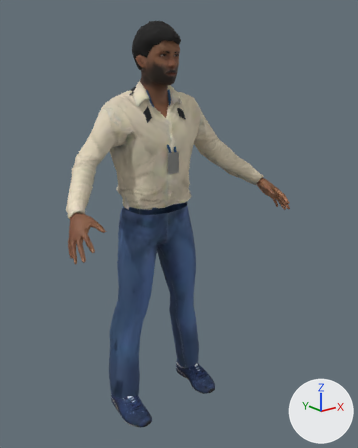
What one commit did to the glTF model godot-chennai/assets/people/engineering_student.glb.
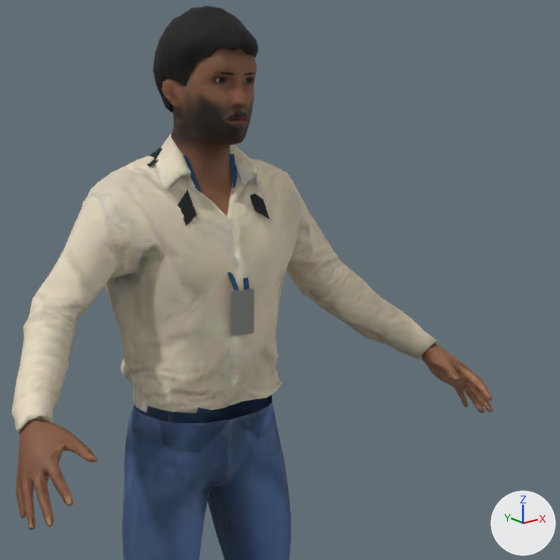
Old and new are each drawn whole from a 50 mm lens placed at (-1.231, -1.734, 1.51), pointed at (0.058, -0.122, 0.865) and again close up on the part from 17% to 90% of the width and 4% to 62% of the height. The axes (+X, +Y, +Z) are drawn at lower right. The lights are the same throughout. The last two pictures show the newer version. Vertices at exactly the same position are counted once.

Before the edit, the objects in view are built like this:
```python
me_body = bpy.data.meshes.new('Body')
me_body.from_pydata(...)  # 5240 vertices, 9698 faces; spans x -0.54..0.54, y -0.37..0.12, z -0.02..1.69
# faces by material slot: [2060, 7638]
me_body.materials.append(mat_skin)  # picture img_engineering_student_skin
me_body.materials.append(mat_outfit)
me_body_lod1 = bpy.data.meshes.new('Body_LOD1')
me_body_lod1.from_pydata(...)  # 1939 vertices, 3389 faces; spans x -0.54..0.54, y -0.37..0.12, z -0.02..1.69
# faces by material slot: [644, 2745]
me_body_lod1.materials.append(mat_skin)  # picture img_engineering_student_skin
me_body_lod1.materials.append(mat_outfit)
ob_body = bpy.data.objects.new('Body', me_body)
ob_body.location = (0.0, 0.0, 0.0)
ob_body_lod1 = bpy.data.objects.new('Body_LOD1', me_body_lod1)
ob_body_lod1.location = (0.0, 0.0, 0.0)
```
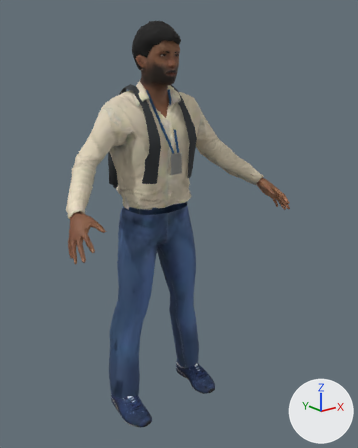
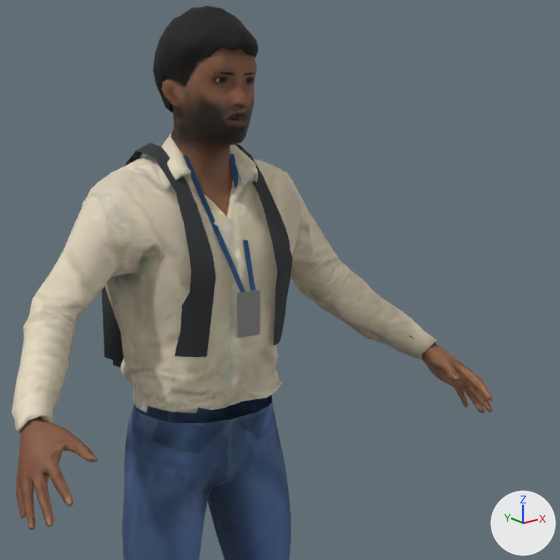
The change in detail:
me_body is used by ob_body; location (0.0, 0.0, 0.0).
me_body had 5240 vertices, 9698 faces and spanned x -0.54..0.54, y -0.37..0.12, z -0.02..1.69.
me_body now has 5271 vertices, 9696 faces and spans x -0.54..0.54, y -0.37..0.19, z -0.02..1.69.
me_body part 1: the loose piece of 32 vertices spanning x -0.09..0.09, y -0.08..0.02, z 0.99..1.34 is scaled about its middle by (1.24, 1, 1), then moved by (0.0, 0.18, 0.0).
me_body part 2: the loose piece of 4 vertices spanning x -0.03..0.03, y -0.16, z 1.1..1.19 is moved by (0.0, -0.02, 0.0).
me_body part 3: a new loose piece of 62 vertices spanning x 0.07..0.13, y -0.17..0.11, z 1.07..1.45, in mat_outfit.
me_body part 4: a new loose piece of 62 vertices spanning x -0.13..-0.07, y -0.17..0.11, z 1.07..1.45, in mat_outfit.
me_body part 5: the loose piece of 4 vertices spanning x -0.1..-0.07, y -0.12..-0.08, z 1.31..1.37 is deleted.
me_body part 6: the loose piece of 4 vertices spanning x 0.07..0.1, y -0.12..-0.08, z 1.31..1.37 is deleted.
me_body part 7: 20 vertices moved from x -0.52..0.19, y -0.34..0.07, z 0.05..1.67 to x -0.52..0.19, y -0.34..0.08, z 0.05..1.67; 170 vertices removed from x -0.49..0.48, y -0.23..0.1, z -0.01..1.67; 85 vertices added at x -0.44..0.47, y -0.21..0.1, z -0.01..1.67.
me_body_lod1 is used by ob_body_lod1; location (0.0, 0.0, 0.0).
me_body_lod1 had 1939 vertices, 3389 faces and spanned x -0.54..0.54, y -0.37..0.12, z -0.02..1.69.
me_body_lod1 now has 1950 vertices, 3385 faces and spans x -0.54..0.54, y -0.37..0.19, z -0.02..1.69.
me_body_lod1 part 8: a new loose piece of 29 vertices spanning x 0.07..0.13, y -0.17..0.11, z 1.07..1.45, in mat_outfit.
me_body_lod1 part 9: a new loose piece of 29 vertices spanning x -0.13..-0.07, y -0.17..0.11, z 1.07..1.45, in mat_outfit.
me_body_lod1 part 10: 24 vertices moved within x -0.52..0.52, y -0.34..0.1, z 0.88..1.62; 119 vertices removed from x -0.53..0.53, y -0.35..0.1, z 0.83..1.68; 98 vertices added at x -0.53..0.53, y -0.34..0.19, z 0.83..1.68.
Other edits to the shape of me_body_lod1 do not show in these pictures.

Where the change shows, as pixel boxes (x1, y1, x2, y2) in the close-ups (560 x 560 px; the box of a moved part takes in the faces that stretch with it):
part 1 of me_body, moved or reshaped (not visible before)
    after: (102, 286, 124, 368)
part 2 of me_body, moved or reshaped
    before: (231, 289, 254, 337)
    after: (237, 290, 260, 338)
part 3 of me_body, added
    after: (236, 144, 290, 344)
part 4 of me_body, added
    after: (127, 143, 216, 357)
part 5 of me_body, deleted
    before: (178, 190, 197, 226)
part 6 of me_body, deleted
    before: (250, 194, 270, 219)
part 7 of me_body, moved or reshaped
    before: (19, 12, 436, 560)
    after: (23, 12, 436, 560)
part 8 of me_body_lod1, added
    after: (235, 144, 293, 345)
part 9 of me_body_lod1, added
    after: (126, 143, 215, 357)
part 10 of me_body_lod1, moved or reshaped
    before: (17, 53, 493, 530)
    after: (17, 54, 493, 530)
